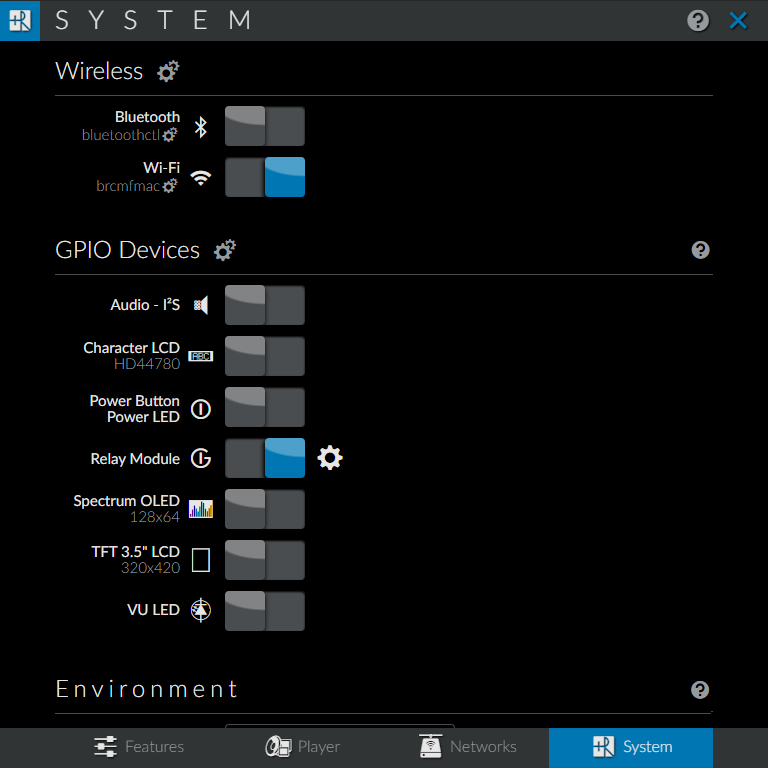
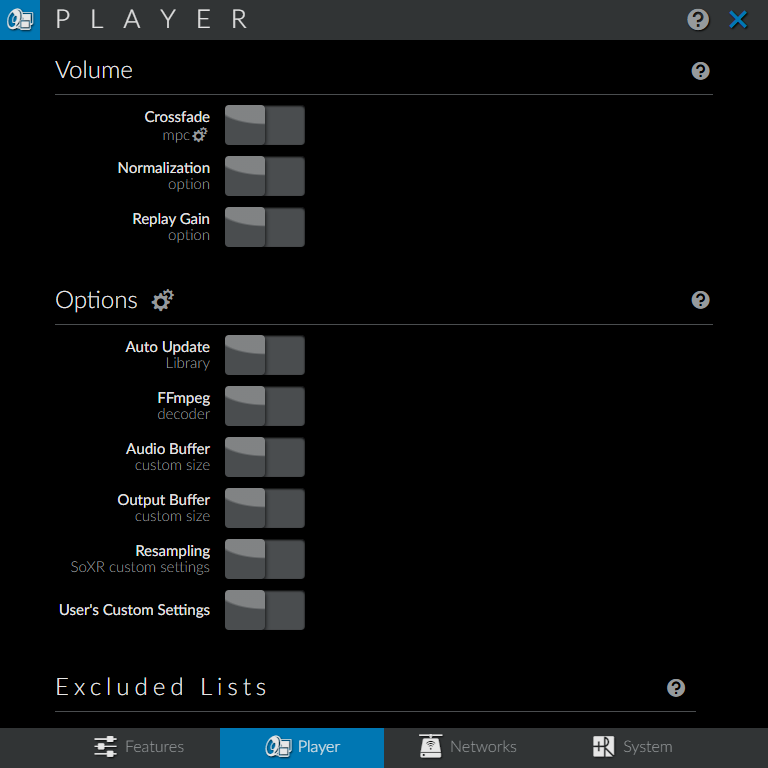
Before/after of a 768x768 layered artwork. What changed in the layer stack:
hid "system" over [220, 728, 713, 768]
showed "player" over [220, 728, 713, 768]
hid "Layer 46" over [0, 0, 768, 768]
showed "player2", painted on it over [0, 0, 768, 768]
showed "player1", painted on it over [0, 0, 768, 768]
